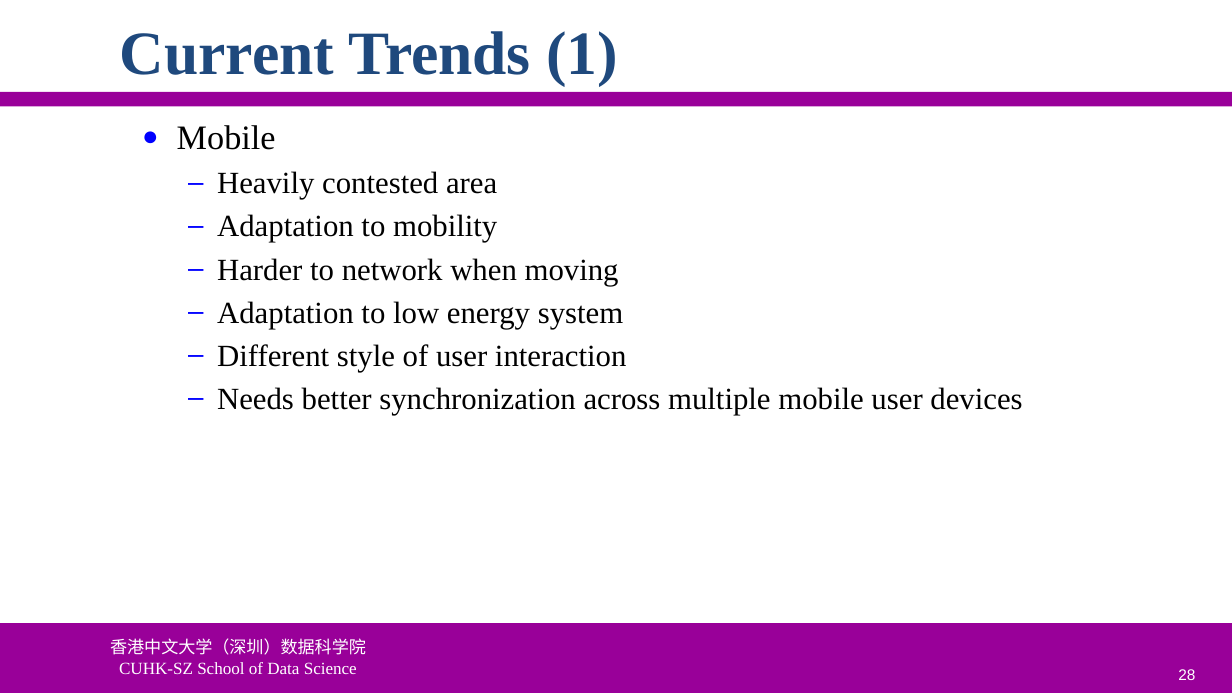
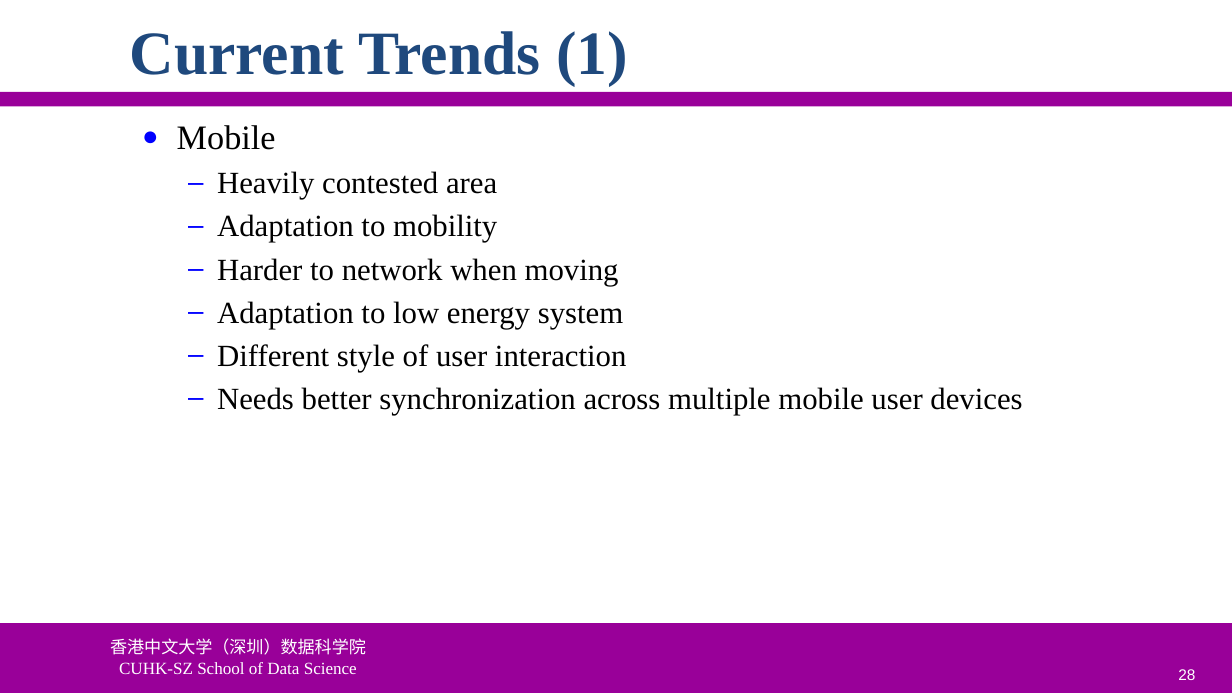
Before and after one commit to ychung1103/ychung1103.github.io, a slide deck: slide 28 of Slides/CSC6032/Advanced-OS-01-Introduction.pptx. Drawn at 1232x693 pixels with LibreOffice and Linux fonts; fonts in the diff are those of the drawing; background and template pictures are left out. Boxes give left, top, right and bottom in pixels: in the first picture for what was removed or moved away, otherwise in the second. Text is boxed around its words. In the diff, an @@ line names an element or a change of style, - is before the commit and + after.

```diff
--- a/Slides/CSC6032/Advanced-OS-01-Introduction.pptx
+++ b/Slides/CSC6032/Advanced-OS-01-Introduction.pptx
@@ text "Current Trends (1)": place and size @@
-text "Current Trends (1)" at (120,31,618,85)
+text "Current Trends (1)" at (130,31,628,85)
```
Also in this commit, not shown: 3 other slides changed, 9 other files.
